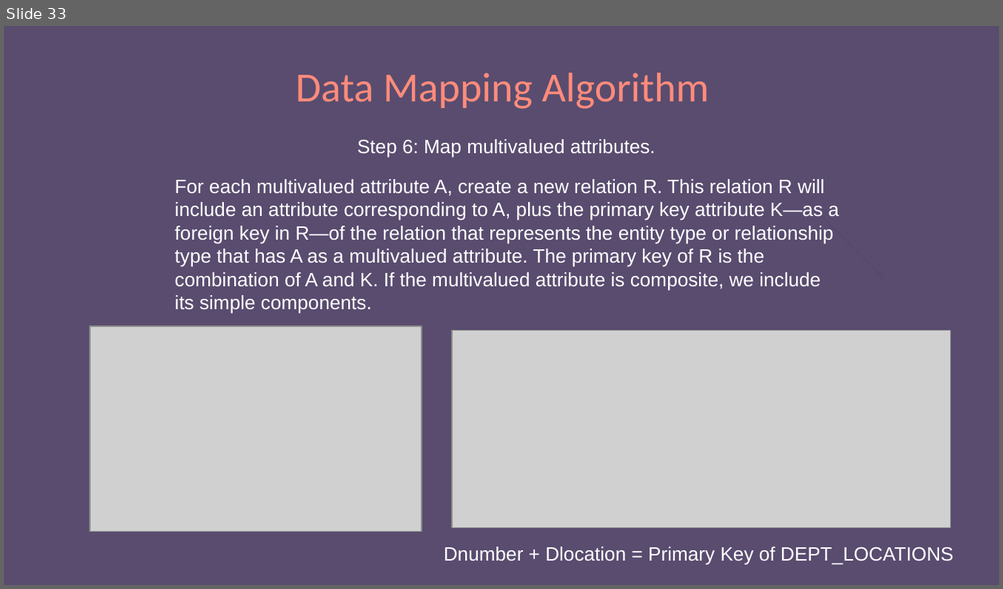
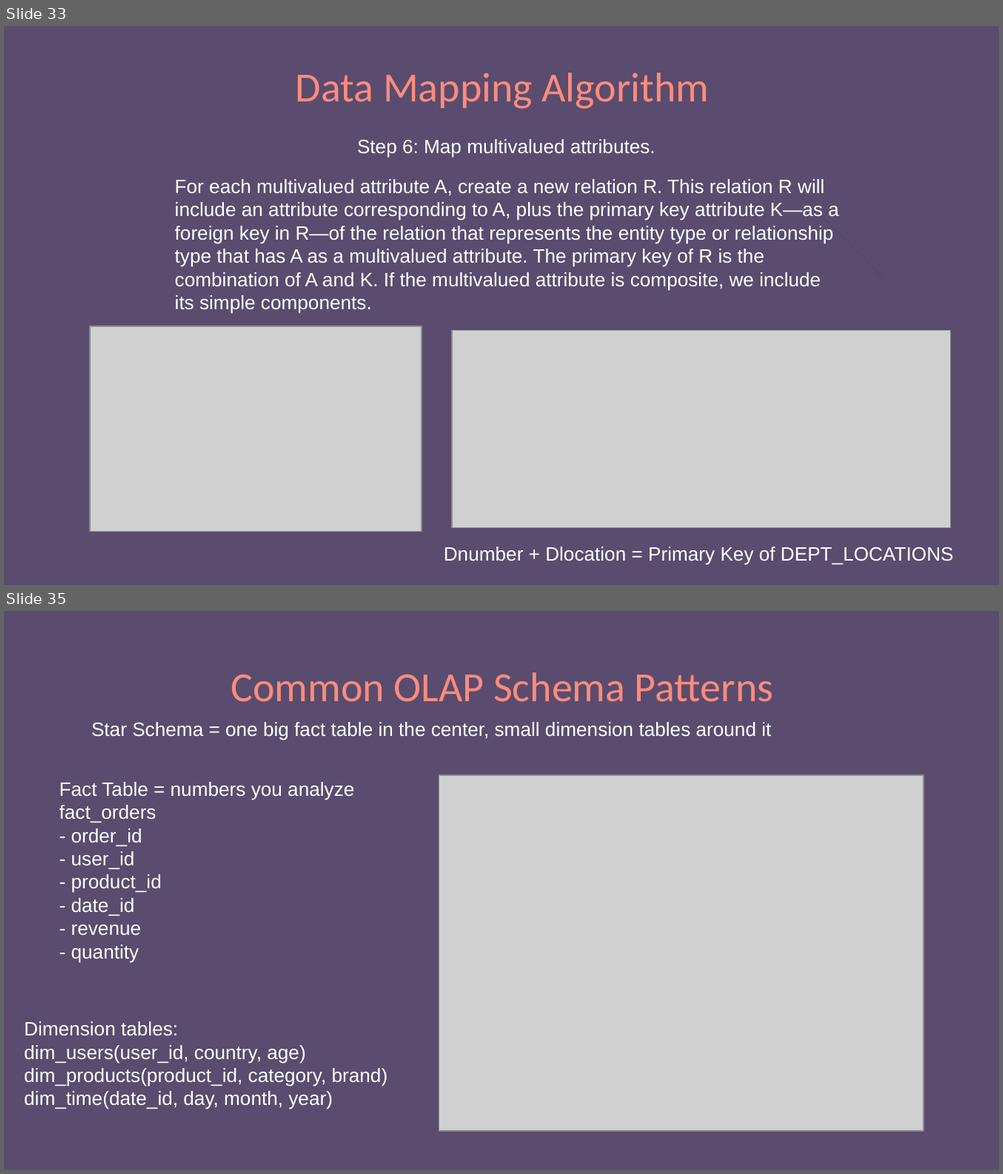
Before and after one commit to e-m-wilson/python_sql, a slide deck: Week_3/SQL.pptx. Shown one above the other, each under a label of ours: slide 33 before the commit, slides 33 and 35 after it; the slides between them are not shown. The pictures are 1003x589 and 1003x1174 pixels, drawn with LibreOffice and Linux fonts; fonts in the diff are those of the drawing; grey boxes stand for pictures. Boxes give left, top, right and bottom in pixels: in the first picture for what was removed or moved away, otherwise in the second. Text is boxed around its words. In the diff, an @@ line names an element or a change of style, - is before the commit and + after.

```diff
--- a/Week_3/SQL.pptx
+++ b/Week_3/SQL.pptx
@@ slide 35 added at [4,611,999,1170], background #594C6F @@
@@ title added at [231,672,774,702], 30 pt, text #FF8B7B @@
+Common OLAP Schema Patterns
@@ text added at [91,722,771,741], 14 pt, text #FFFFFF @@
+Star Schema = one big fact table in the center, small dimension tables around it
@@ text added at [60,782,354,963], 14 pt, text #FFFFFF @@
+Fact Table = numbers you analyze
+fact_orders
+- order_id
+- user_id
+- product_id
+- date_id
+- revenue
+- quantity
@@ picture added at [438,775,923,1131] @@
@@ text added at [24,1022,388,1110], 14 pt, text #FFFFFF @@
+Dimension tables:
+dim_users(user_id, country, age)
+dim_products(product_id, category, brand)
+dim_time(date_id, day, month, year)
```
Also in this commit, not shown: 16 slides changed, 3 other slides added.
